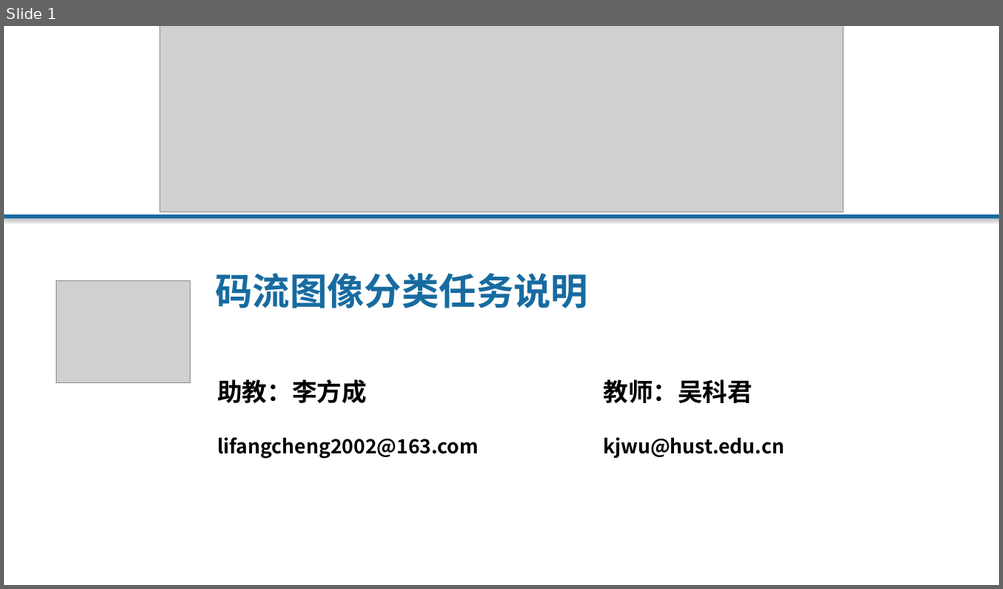
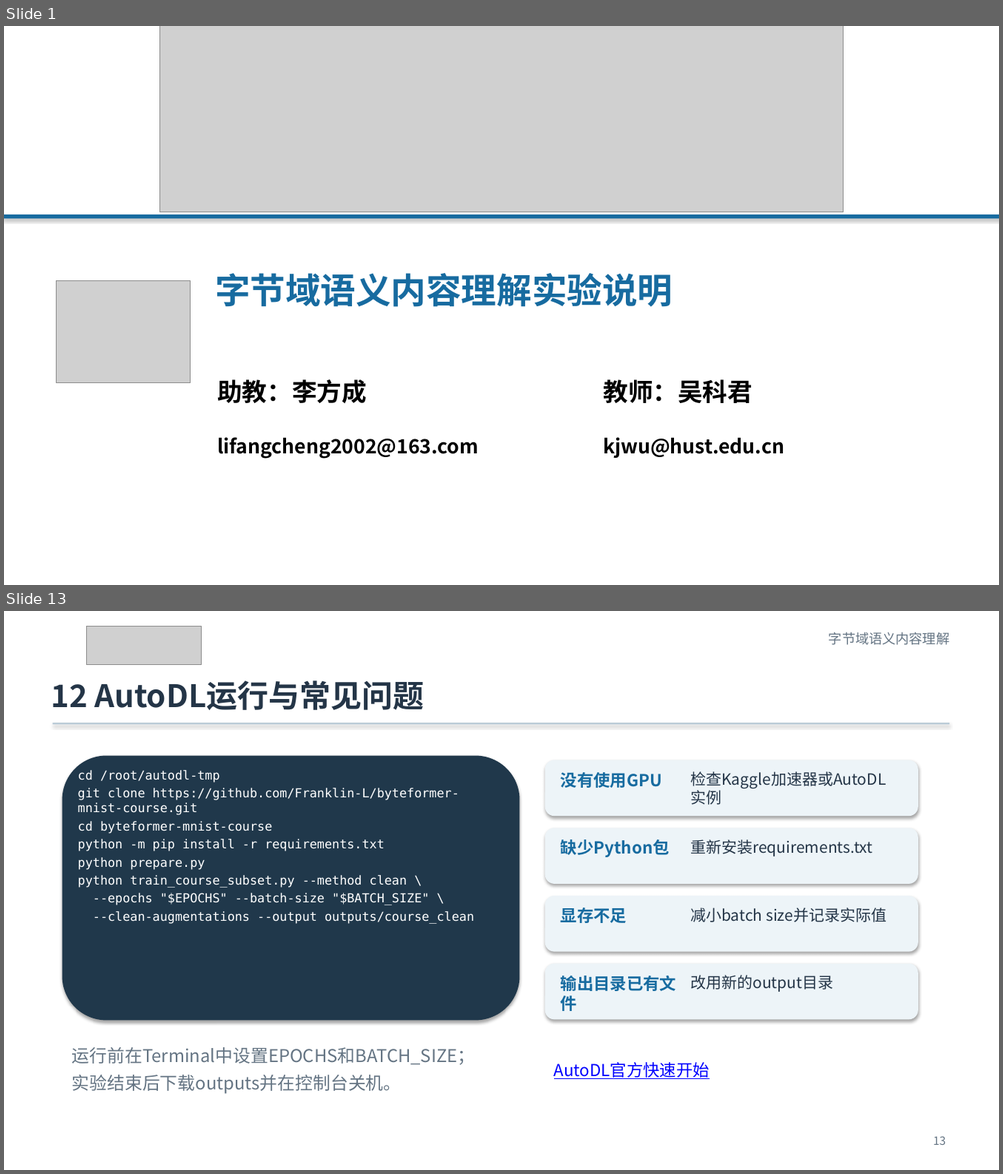
Before and after one commit to Franklin-L/byteformer-mnist-course, a slide deck: docs/ByteFormer_MNIST_零基础实验课.pptx. Shown one above the other, each under a label of ours: slide 1 before the commit, slides 1 and 13 after it; the slides between them are not shown. The pictures are 1003x589 and 1003x1174 pixels, drawn with LibreOffice and Linux fonts; fonts in the diff are those of the drawing; grey boxes stand for pictures. Boxes give left, top, right and bottom in pixels: in the first picture for what was removed or moved away, otherwise in the second. Text is boxed around its words. In the diff, an @@ line names an element or a change of style, - is before the commit and + after.

Commit message:
Revise course deck and corrupted-stream bonus task

```diff
--- a/docs/ByteFormer_MNIST_零基础实验课.pptx
+++ b/docs/ByteFormer_MNIST_零基础实验课.pptx
@@ slide 13 added at (4, 611, 999, 1170), background #FFFFFF @@
@@ picture added at (87, 626, 202, 665) @@
@@ text added at (828, 632, 949, 645), 13 pt, text #647483 @@
+字节域语义内容理解
@@ text added at (51, 681, 424, 710), 30 pt, text #243547, bold @@
+12 AutoDL运行与常见问题
@@ rectangle added at (53, 723, 949, 724), fill #BACBD7 @@
@@ rounded rectangle added at (62, 756, 520, 1021), fill #20384B @@
@@ rounded rectangle added at (545, 760, 918, 816), fill #EDF4F8 @@
@@ text added at (78, 770, 474, 924), 12 pt, text #FFFFFF @@
+cd /root/autodl-tmp
+git clone https://github.com/Franklin-L/byteformer-mnist-course.git
+cd byteformer-mnist-course
+python -m pip install -r requirements.txt
+python prepare.py
+python train_course_subset.py --method clean \
+--epochs "$EPOCHS" --batch-size "$BATCH_SIZE" \
+--clean-augmentations --output outputs/course_clean
@@ text added at (560, 772, 662, 788), 16 pt, text #176BA0, bold @@
+没有使用GPU
@@ text added at (690, 772, 885, 789), 15 pt, text #243547 @@
+检查Kaggle加速器或AutoDL实例
@@ rounded rectangle added at (545, 828, 918, 884), fill #EDF4F8 @@
@@ text added at (560, 840, 669, 857), 16 pt, text #176BA0, bold @@
+缺少Python包
@@ text added at (690, 840, 872, 857), 15 pt, text #243547 @@
+重新安装requirements.txt
@@ rounded rectangle added at (545, 896, 918, 952), fill #EDF4F8 @@
@@ text added at (560, 908, 626, 923), 16 pt, text #176BA0, bold @@
+显存不足
@@ text added at (690, 908, 886, 923), 15 pt, text #243547 @@
+减小batch size并记录实际值
@@ rounded rectangle added at (545, 964, 918, 1020), fill #EDF4F8 @@
@@ text added at (560, 976, 676, 1011), 16 pt, text #176BA0, bold @@
+输出目录已有文件
@@ text added at (690, 975, 833, 992), 15 pt, text #243547 @@
+改用新的output目录
@@ text added at (72, 1048, 475, 1094), 17 pt, text #647483 @@
+运行前在Terminal中设置EPOCHS和BATCH_SIZE；
+实验结束后下载outputs并在控制台关机。
@@ text added at (554, 1062, 709, 1079), 16 pt, text #0000FF, underline @@
+AutoDL官方快速开始
@@ text added at (933, 1136, 945, 1145), 11 pt, text #647483 @@
+13
@@ slide 1 changed as well @@
@@ text at (215, 273, 672, 307): text changed; size 36 to 34 pt @@
-码流图像分类任务说明
+字节域语义内容理解实验说明
```
Also in this commit, not shown: 6 other slides changed, 8 other slides added, 9 slides removed, 9 other files.
